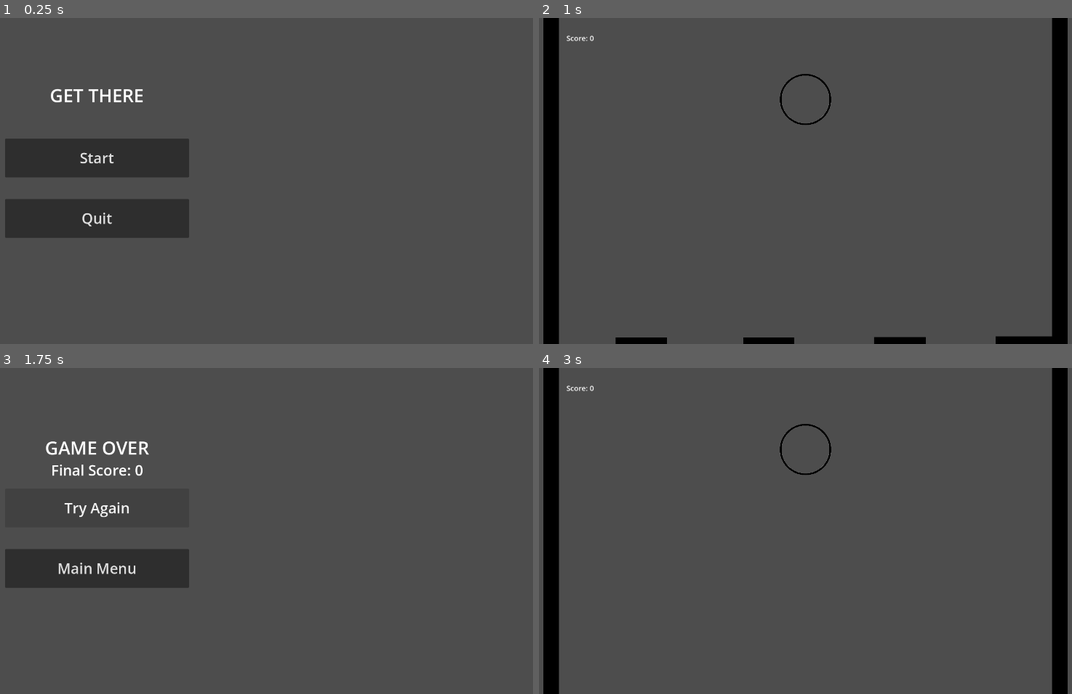
Above: before the commit, frames 1-4 (two rows, left to right).
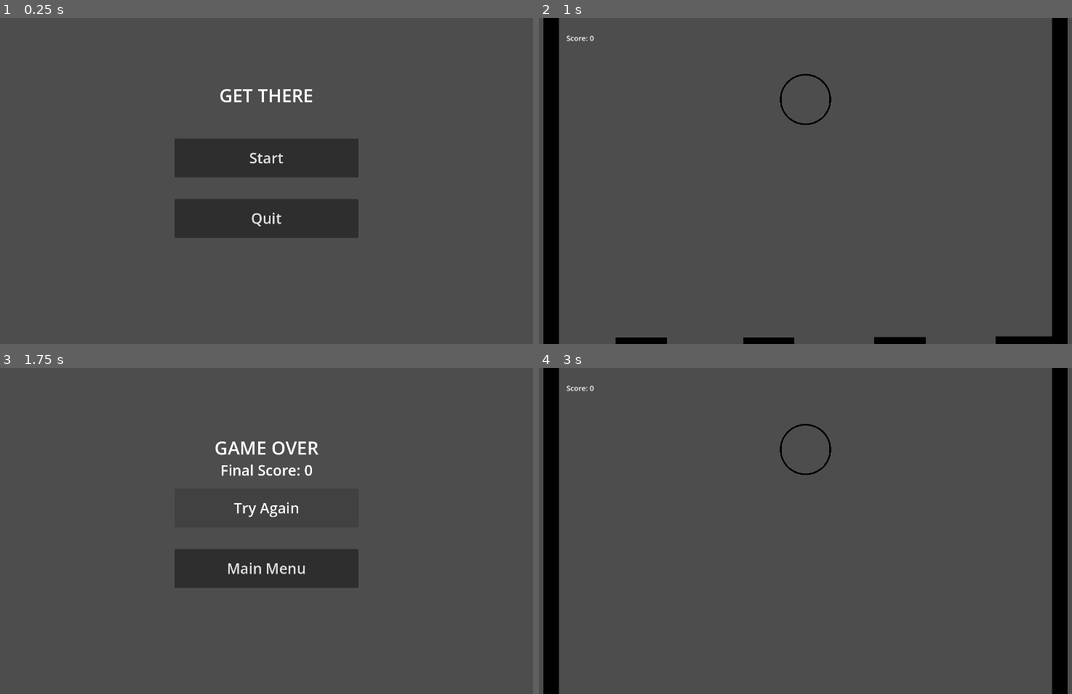
Above: after the commit, the same moments.

Repository: kylietmo/gmtk-2024-game
Game: Godot game, scene res://menus/start_screen/start_screen.tscn
Same seed, same stepped clock (60 frames per second), same inputs: the game is played once before the commit and once after it. Sound files missing from this copy of the repository are replaced by a short silence.
Inputs:
- Up to frame 1 (0.25 s): no input
- Up to frame 2 (1 s): click "Start" at 0.5 s
- Up to frame 3 (1.75 s): hold D (right) from 1.28 s (still down); tap 3 (size_large) at 1.35 s
- Up to frame 4 (3 s): release D (right) at 2 s; click "Main Menu" at 2 s; click "Start" at 2.75 s

The runs differ from the first frame. In frame 1, 16% of the frame differs, in the area x 0-68%, y 21-68%; in frame 2, nothing differs; in frame 3, 8.9%; in frame 4, nothing differs.

Commit message:
chore: center menu elements

Diff:
--- a/src/menus/game_over_screen/game_over_screen.gd
+++ b/src/menus/game_over_screen/game_over_screen.gd
@@ -2,6 +2,10 @@
 
 func _ready() -> void:
 	$FinalScore.text = "Final Score: " + str(Globals.score)
+	$FinalScore.position.x = Globals.SCREEN_WIDTH / 2 - $FinalScore.get_rect().size.x / 2
+	$Label.position.x = Globals.SCREEN_WIDTH / 2 - $Label.get_rect().size.x / 2
+	$TryAgainButton.position.x = Globals.SCREEN_WIDTH / 2 - $TryAgainButton.size.x / 2
+	$MainMenuButton.position.x = Globals.SCREEN_WIDTH / 2 - $MainMenuButton.size.x / 2
 
 func _on_try_again_button_pressed() -> void:
 	get_tree().change_scene_to_file("res://game.tscn")
--- a/src/menus/start_screen/start_screen.gd
+++ b/src/menus/start_screen/start_screen.gd
@@ -7,3 +7,8 @@
 
 func _on_quit_button_pressed() -> void:
 	get_tree().quit()
+
+func _ready() -> void:
+	$Label.position.x = Globals.SCREEN_WIDTH / 2 - $Label.get_rect().size.x / 2
+	$StartButton.position.x = Globals.SCREEN_WIDTH / 2 - $StartButton.size.x / 2
+	$QuitButton.position.x = Globals.SCREEN_WIDTH / 2 - $QuitButton.size.x / 2
